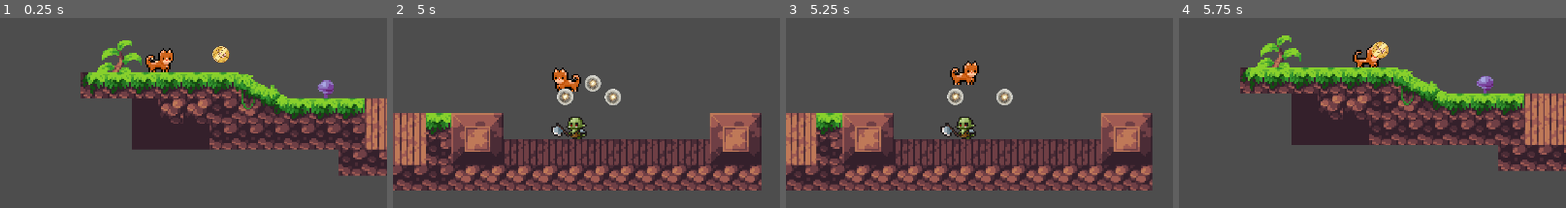
Above: before the commit, frames 1-4 (left to right).
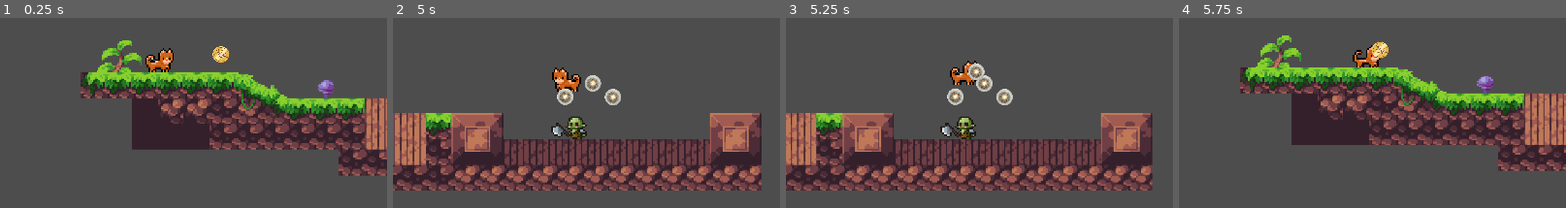
Above: after the commit, the same moments.

Repository: ionutincau/cats
Game: Godot game, scene res://scenes/game.tscn
Same seed, same stepped clock (60 frames per second), same inputs: the game is played once before the commit and once after it.
Inputs:
- Up to frame 1 (0.25 s): no input
- Up to frame 2 (5 s): tap Enter (ui_accept) at 0.5, 0.77, 1.52, 3.02, 3.77, 4.52 s; hold Right (ui_right) 0.53-2.03 s; tap Alt (fire) every 0.75 s from 0.6 to 4.35 s; hold Left (ui_left) 2.03-2.78 s; hold Right (ui_right) 2.78-4.28 s; hold Left (ui_left) from 4.28 s (still down)
- Up to frame 3 (5.25 s): release Left (ui_left) at 5.03 s; hold Right (ui_right) from 5.03 s (still down); tap Alt (fire) at 5.1 s
- Up to frame 4 (5.75 s): keep holding Right (ui_right)
The pictures show only the part of the screen within x 29-79%, y 50-100%; the shares and areas given below are measured in that part.

Frames 1-2 are identical in both runs. In frame 3, 0.6% of the frame differs, in the area x 47-54%, y 23-39%; in frame 4, nothing differs.

Commit message:
move bullet to layer 4

Diff:
--- a/scenes/bullet.tscn
+++ b/scenes/bullet.tscn
@@ -18,6 +18,7 @@
 disabled = true
 
 [node name="Area2D" type="Area2D" parent="."]
+collision_layer = 8
 
 [node name="CollisionShape2D" type="CollisionShape2D" parent="Area2D"]
 shape = SubResource("CircleShape2D_y25gk")
--- a/scripts/bullet.gd
+++ b/scripts/bullet.gd
@@ -14,5 +14,5 @@
 func _on_area_2d_body_entered(_body: Node2D) -> void:
 	queue_free()
 
-func _on_area_2d_area_entered(area: Area2D) -> void:
+func _on_area_2d_area_entered(_area: Area2D) -> void:
 	queue_free()
